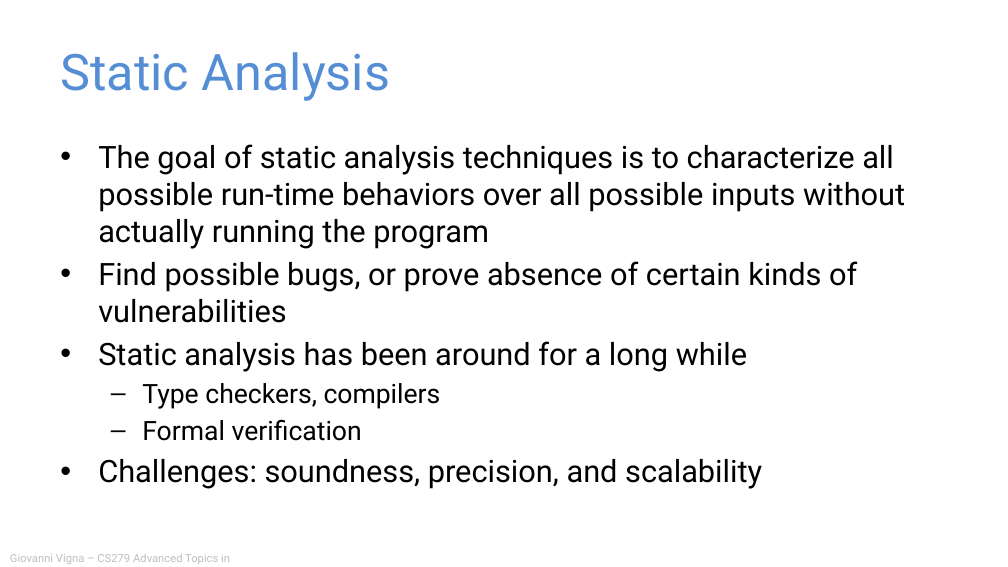
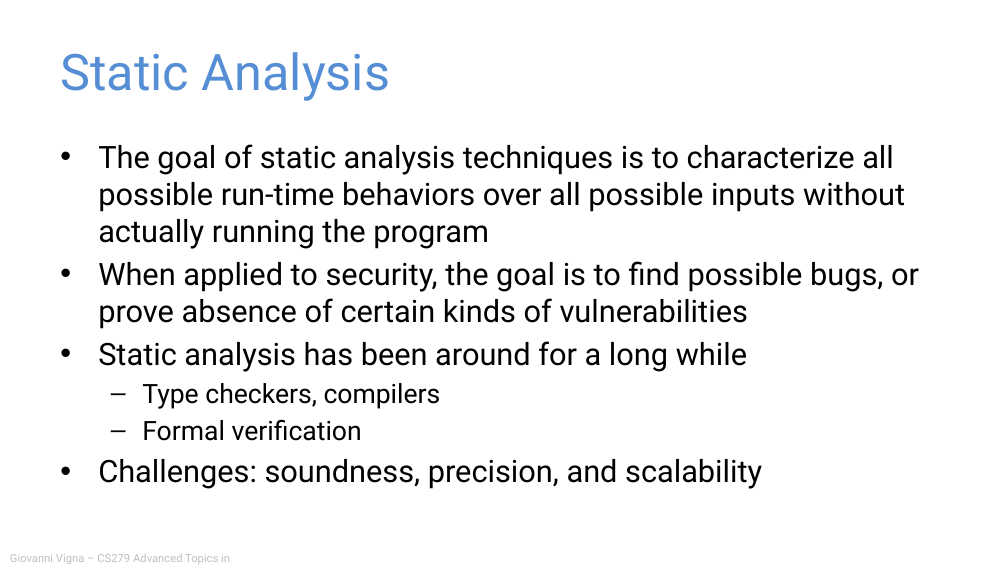
Before and after one commit to giovannivigna/CS279-Fall2024, a slide deck: slide 2 of materials/06_Static_Analysis/Static Analysis.pptx. Drawn at 1008x567 pixels with LibreOffice and Linux fonts; fonts in the diff are those of the drawing. Boxes give left, top, right and bottom in pixels: in the first picture for what was removed or moved away, otherwise in the second. Text is boxed around its words. In the diff, an @@ line names an element or a change of style, - is before the commit and + after.

```diff
--- a/materials/06_Static_Analysis/Static Analysis.pptx
+++ b/materials/06_Static_Analysis/Static Analysis.pptx
@@ text at <box>98,261,919,329</box>: text changed @@
-• Find possible bugs, or prove absence of certain kinds of vulnerabilities
+• When applied to security, the goal is to find possible bugs, or prove absence of certain kinds of vulnerabilities
```
Also in this commit, not shown: 3 other slides changed, 27 slides added, 1 slide removed, 7 other files.
